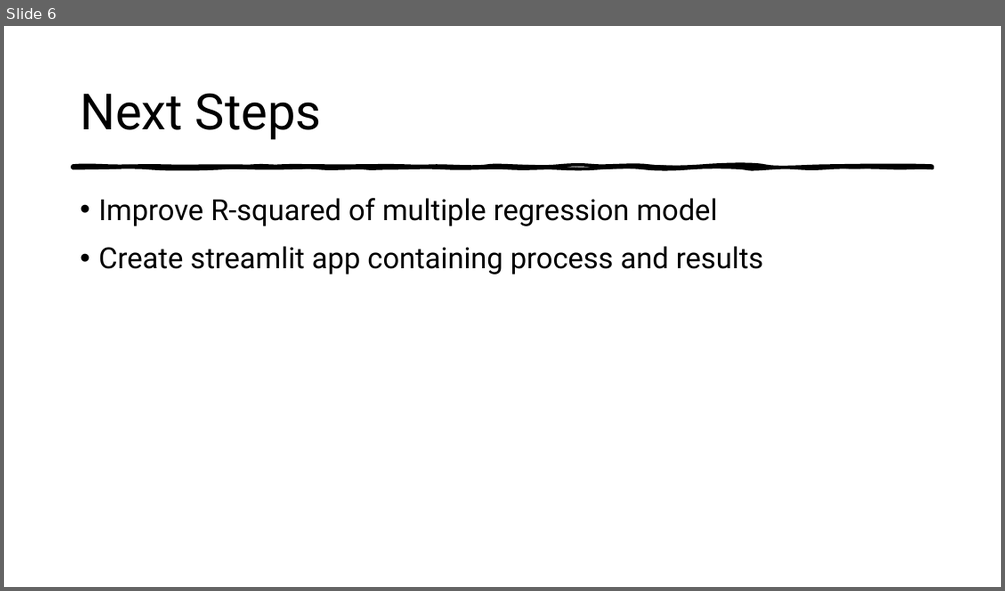
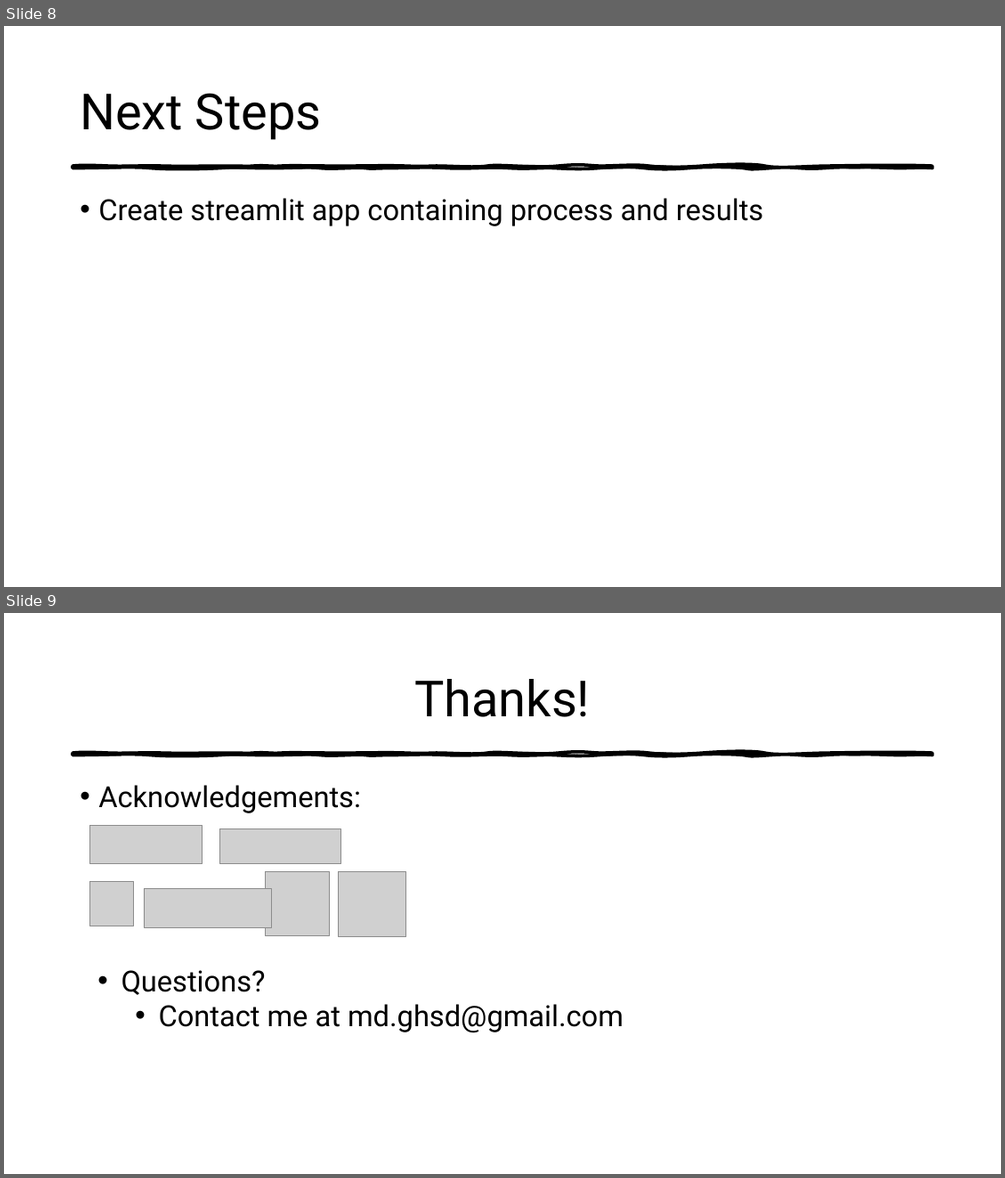
Before and after one commit to mdominguez2010/Loan-Loss, a slide deck: presentation/mvp .pptx. Shown one above the other, each under a label of ours: slide 6 before the commit, slides 8 and 9 after it. The pictures are 1005x591 and 1005x1178 pixels, drawn with LibreOffice and Linux fonts; fonts in the diff are those of the drawing; grey boxes stand for pictures. Boxes give left, top, right and bottom in pixels: in the first picture for what was removed or moved away, otherwise in the second. Text is boxed around its words. In the diff, an @@ line names an element or a change of style, - is before the commit and + after.

```diff
--- a/presentation/mvp .pptx
+++ b/presentation/mvp .pptx
@@ slide 9 added at bbox=[4, 613, 1001, 1174], background #FFFFFF; not listed: 1 template element that a slide beside it also shows @@
@@ title added at bbox=[414, 679, 590, 717], 48 pt, text #000000 @@
+Thanks!
@@ text added at bbox=[98, 785, 361, 813], 28 pt, text #000000 @@
+• Acknowledgements:
@@ picture added at bbox=[90, 826, 202, 863] @@
@@ picture added at bbox=[220, 829, 341, 863] @@
@@ picture added at bbox=[265, 872, 329, 935] @@
@@ picture added at bbox=[339, 872, 406, 937] @@
@@ picture added at bbox=[90, 882, 134, 925] @@
@@ picture added at bbox=[144, 889, 272, 927] @@
@@ text added at bbox=[121, 970, 623, 1033], 28 pt, text #000000 @@
+• Questions?
+  • Contact me at md.ghsd@gmail.com
@@ what was slide 6 is now slide 8 @@
@@ slide 8 changed as well @@
@@ text at bbox=[98, 198, 718, 226]: paragraph removed @@
-• Improve R-squared of multiple regression model
```
Also in this commit, not shown: 2 other slides changed, 5 other slides added, 3 slides removed, 5 other files.
